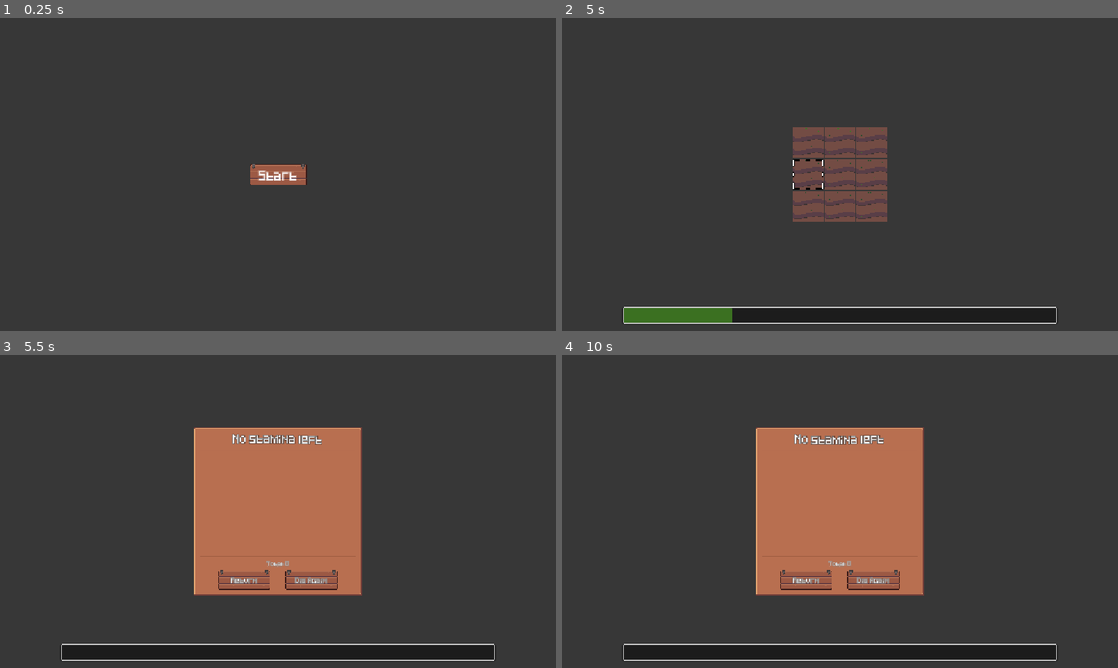
Above: before the commit, frames 1-4 (two rows, left to right).
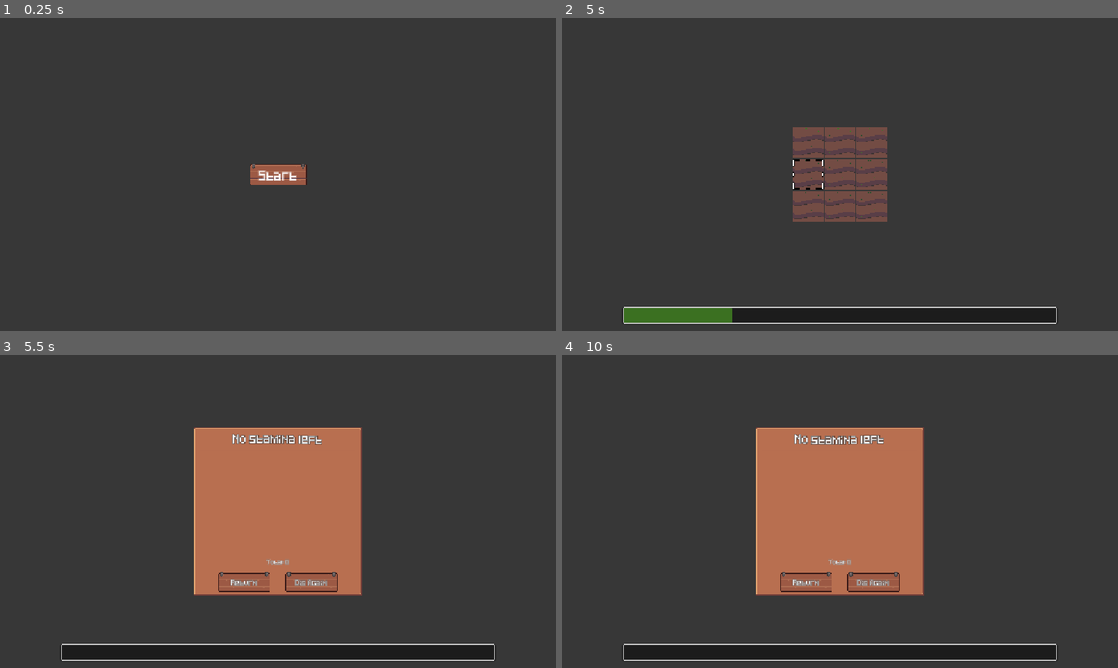
Above: after the commit, the same moments.

Repository: jakoofficial/DigNew
Game: Godot game, scene res://Scenes/MainMenu.tscn
Two runs of this game, one before a commit and one after it. Both use one fixed random seed, a clock stepped at 60 frames per second and the inputs below. The engine's default icon, where the game draws it, is replaced by a stand-in: a white triangle on a blue panel in a dark square.
Inputs (mouse positions are in pixels of both pictures, inside the frame that each line leads up to):
- Up to frame 1 (0.25 s): no input
- Up to frame 2 (5 s): click "Start" at 0.5 s; move the mouse to (962, 158) at 1.27 s; click (962, 158) at 1.42 s; move the mouse to (806, 143) at 2.02 s; click (806, 143) at 2.17 s; move the mouse to (840, 143) at 2.77 s; click (840, 143) at 2.92 s; tap Enter at 3.5 s; move the mouse to (873, 143) at 3.52 s; click (873, 143) at 3.67 s; tap Space at 4.25 s; move the mouse to (806, 174) at 4.27 s; click (806, 174) at 4.42 s
- Up to frame 3 (5.5 s): tap Enter at 5 s; move the mouse to (278, 511) at 5.02 s; click (278, 511) at 5.17 s
- Up to frame 4 (10 s): click "Dig Again" at 5.75 s; move the mouse to (840, 480) at 6.52 s; click (840, 480) at 6.67 s; move the mouse to (873, 480) at 7.27 s; click (873, 480) at 7.42 s; tap Space at 8, 9.5 s; move the mouse to (806, 511) at 8.02 s; click (806, 511) at 8.17 s; tap Enter at 8.75 s; move the mouse to (840, 511) at 8.77 s; click (840, 511) at 8.92 s; move the mouse to (873, 511) at 9.52 s; click (873, 511) at 9.67 s

Frames 1-2 are identical in both runs. In frame 3, 0.7% of the frame differs, in the area x 36-64%, y 64-76%; in frame 4, 0.7%.

Commit message:
Quickly added a scroll container to the end panel and made the total balance area bigger

Diff:
--- a/Nodes/UI/gui.tscn
+++ b/Nodes/UI/gui.tscn
@@ -80,7 +80,7 @@
 grow_vertical = 2
 
 [node name="VBoxContainer" type="VBoxContainer" parent="Control/DigOverPanel/VBoxContainer2" unique_id=58026063]
-custom_minimum_size = Vector2(0, 290)
+custom_minimum_size = Vector2(0, 280)
 layout_mode = 2
 
 [node name="RichTextLabel" type="RichTextLabel" parent="Control/DigOverPanel/VBoxContainer2/VBoxContainer" unique_id=1610114669]
@@ -99,7 +99,15 @@
 size_flags_horizontal = 4
 theme_type_variation = &"Line"
 
-[node name="Collection" type="VBoxContainer" parent="Control/DigOverPanel/VBoxContainer2/VBoxContainer" unique_id=1332478508]
+[node name="ScrollContainer" type="ScrollContainer" parent="Control/DigOverPanel/VBoxContainer2/VBoxContainer" unique_id=1163360662]
+custom_minimum_size = Vector2(355, 0)
+layout_mode = 2
+size_flags_horizontal = 4
+size_flags_vertical = 3
+horizontal_scroll_mode = 0
+vertical_scroll_mode = 3
+
+[node name="Collection" type="VBoxContainer" parent="Control/DigOverPanel/VBoxContainer2/VBoxContainer/ScrollContainer" unique_id=1332478508]
 layout_mode = 2
 size_flags_horizontal = 4
 size_flags_vertical = 3
@@ -111,13 +119,14 @@
 theme_type_variation = &"Line"
 
 [node name="TotalBalance" type="RichTextLabel" parent="Control/DigOverPanel/VBoxContainer2" unique_id=487647153]
-custom_minimum_size = Vector2(0, 20)
+custom_minimum_size = Vector2(0, 35)
 layout_mode = 2
 theme_override_font_sizes/normal_font_size = 8
 text = "asdasda"
 scroll_active = false
 autowrap_trim_flags = 0
 horizontal_alignment = 1
+vertical_alignment = 1
 
 [node name="HBoxContainer" type="HBoxContainer" parent="Control/DigOverPanel/VBoxContainer2" unique_id=976360613]
 custom_minimum_size = Vector2(350, 0)
--- a/Scripts/UI/dig_over_panel.gd
+++ b/Scripts/UI/dig_over_panel.gd
@@ -2,7 +2,7 @@
 
 @onready var return_btn: TextureButton = $VBoxContainer2/HBoxContainer/ReturnBtn
 @onready var dig_again_btn: TextureButton = $VBoxContainer2/HBoxContainer/DigAgainBtn
-@onready var collection: VBoxContainer = $VBoxContainer2/VBoxContainer/Collection
+@onready var collection: VBoxContainer = $VBoxContainer2/VBoxContainer/ScrollContainer/Collection
 @onready var collected_item: HBoxContainer = $"../../CollectedItem"
 @onready var total_balance: RichTextLabel = $VBoxContainer2/TotalBalance
 
